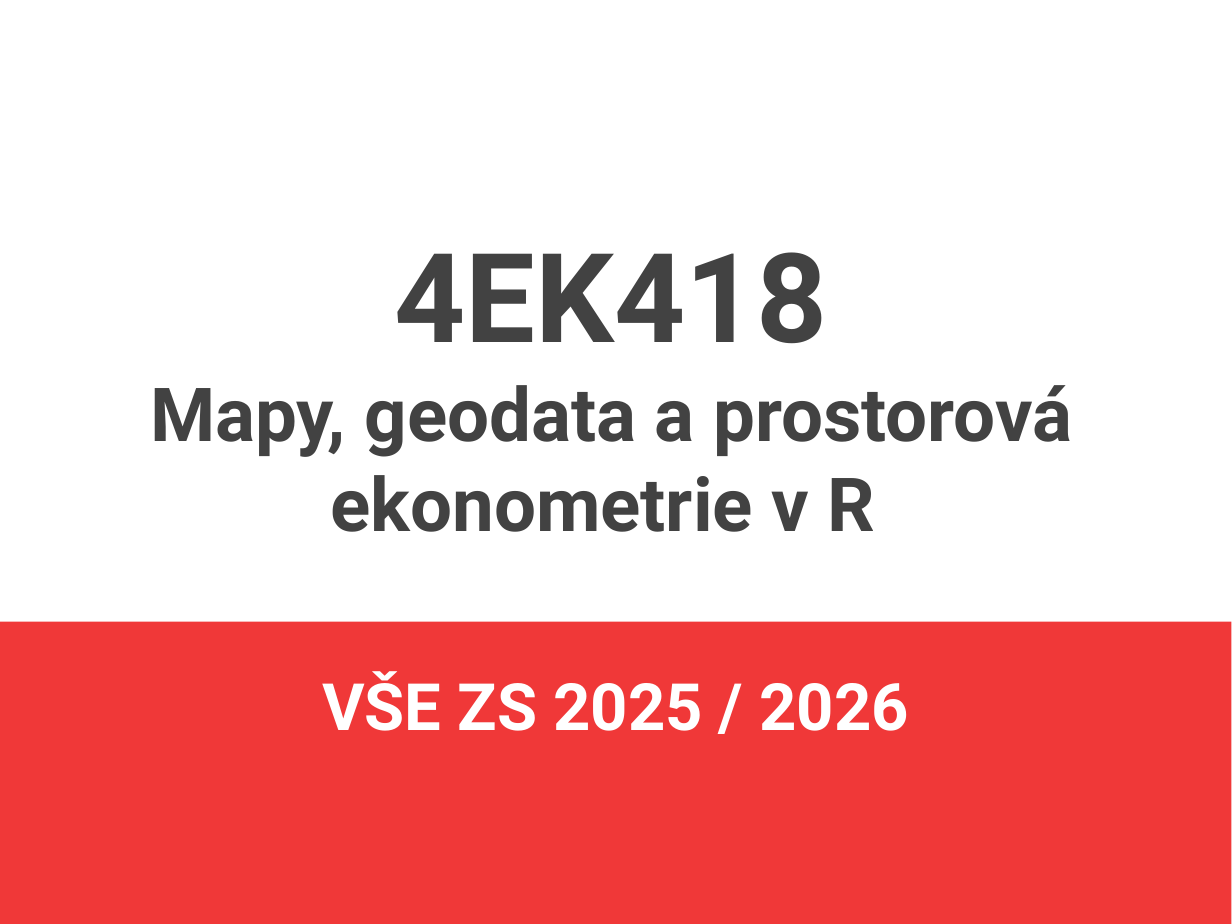
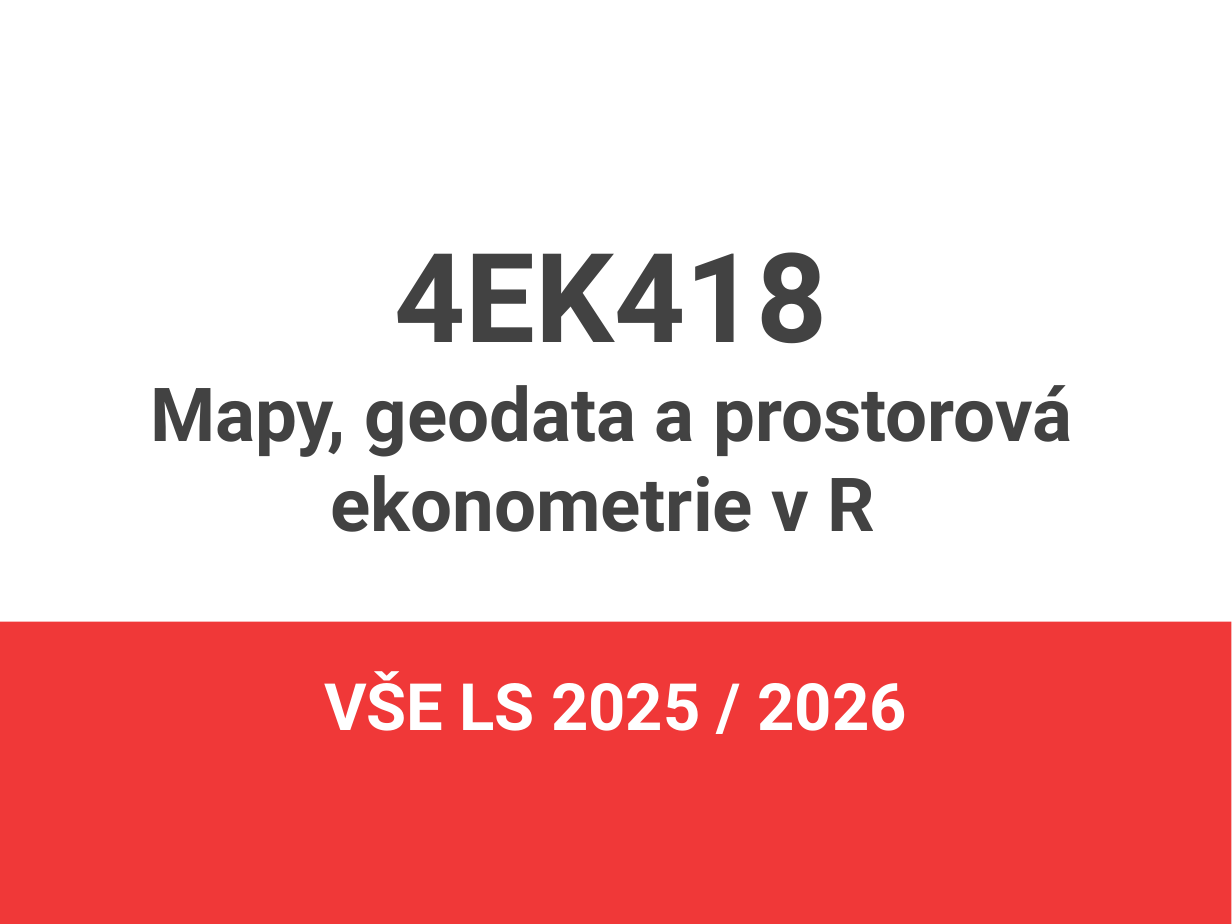
Before and after one commit to jlacko/4EK418, a slide deck: slide 1 of prez/0 - intro 4EK418.odp. Drawn at 1232x924 pixels with LibreOffice and Linux fonts; fonts in the diff are those of the drawing. Boxes give left, top, right and bottom in pixels: in the first picture for what was removed or moved away, otherwise in the second. Text is boxed around its words. In the diff, an @@ line names an element or a change of style, - is before the commit and + after.

```diff
--- a/prez/0 - intro 4EK418.odp
+++ b/prez/0 - intro 4EK418.odp
@@ subtitle at (324,671,906,731): text changed @@
-VŠE ZS 2025 / 2026
+VŠE LS 2025 / 2026
```
Also in this commit, not shown: 2 other slides changed, 4 other files.
